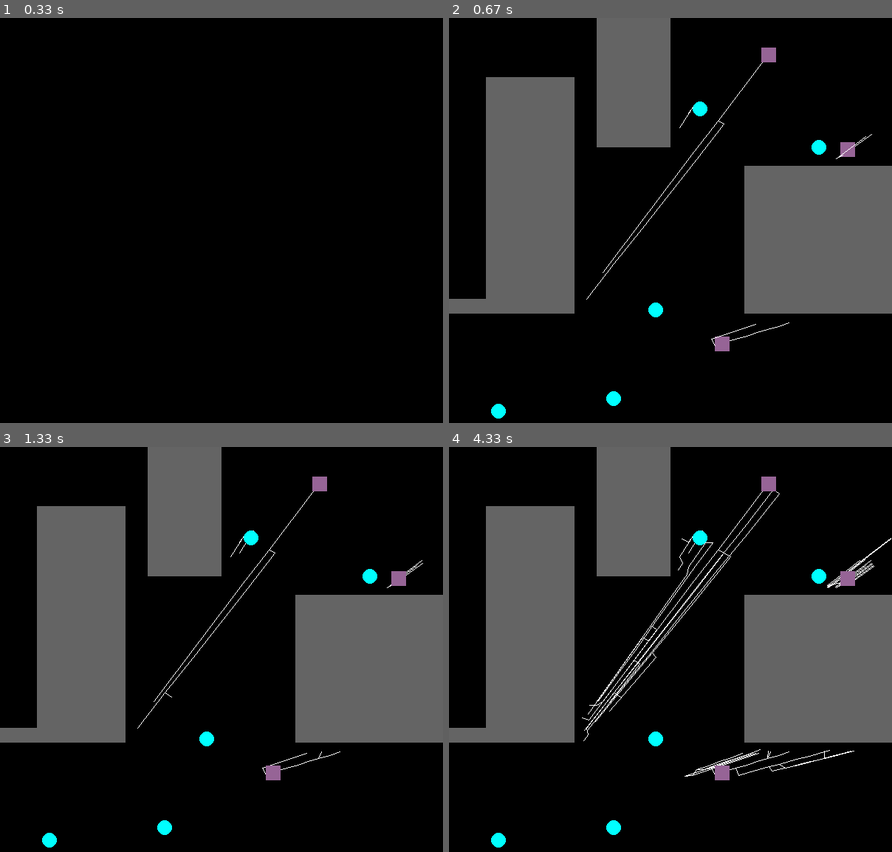
Above: before the commit, frames 1-4 (two rows, left to right).
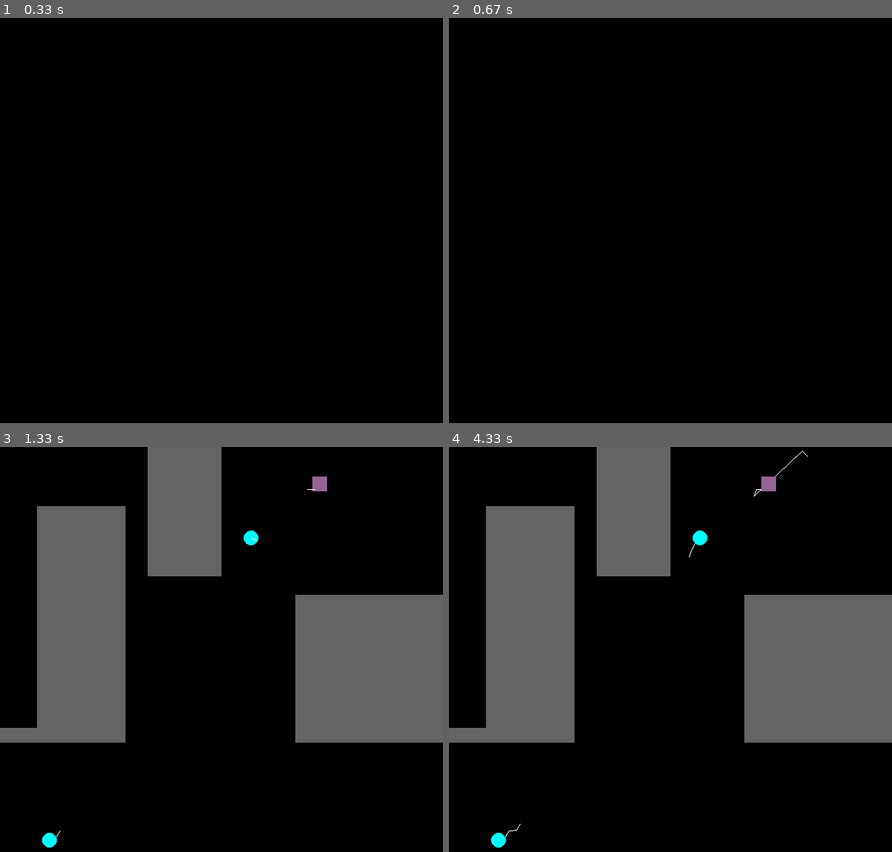
Above: after the commit, the same moments.

Repository: paulaksm/AIProj
Game: pygame game, started from rrtconnect.py
Same seed, same stepped clock (60 frames per second), same inputs: the game is played once before the commit and once after it. The source is Python 2; it was converted automatically to run under Python 3.
Inputs:
- Up to frame 1 (0.33 s): no input
- Up to frame 2 (0.67 s): no input
- Up to frame 3 (1.33 s): no input
- Up to frame 4 (4.33 s): no input

Frame 1 is identical in both runs. In frame 2, 31% of the frame differs, in the area x 0-100%, y 0-99%; in frame 3, 0.8%; in frame 4, 1.6%.

Commit message:
Cleaned some code, optimized some code

Diff:
--- a/environment.py
+++ b/environment.py
@@ -175,7 +175,7 @@
         trashcan_status.append((trashcans[i], False, Node(None, None)))
         node_lists[i+N_ROBOTS].append(Node(trashcans[i], None))
 
-    curr_state = 'build'
+    curr_state = 'init'
     running = True
     goal = False
 
@@ -201,6 +201,7 @@
                         rand = new_coord()
                         parent = node_lists[i][0]
 
+                        # Find closest node in current tree
                         for p in node_lists[i]:
                             if eucl_distSq(p.coord, rand) <= eucl_distSq(parent.coord, rand):
                                 newPoint = new_step(p.coord, rand)
@@ -208,10 +209,12 @@
                                     parent = p
                                     foundNext = True
 
+                    # Connect new point to closest node
                     newnode = new_step(parent.coord, rand)
                     node_lists[i].append(Node(newnode,parent))
                     #pygame.draw.line(screen, (255,255,255), parent.coord, newnode)
 
+                    # Check if new point collides with any other object
                     for obj in range(N_OBJECTS):
                         if (obj == i):
                             continue
@@ -222,54 +225,20 @@
                             print(obj)
 
 
-                    #    curr_state = 'goal_found'
-
-        if curr_state == 'goal_found':
-            for numerator in range(N_TRASHCANS):
-                goal_dist.append(0)
-                curr_node = trashcan_status[numerator][2]
-                while curr_node.parent != None:
-                    if curr_node.parent.parent != None and obstaclefree(curr_node.coord, curr_node.parent.parent.coord):
-                        curr_node.parent = curr_node.parent.parent
-                    else:
-                        curr_node = curr_node.parent
-
-                curr_node = trashcan_status[numerator][2]
-                while curr_node.parent != None:
-                    pygame.draw.line(screen, (150, 50, 0), curr_node.coord, curr_node.parent.coord, 5)
-                    goal_dist[numerator] += eucl_dist(curr_node.coord, curr_node.parent.coord)
-                    curr_node = curr_node.parent
-            trashcans_found = 0;
-            for i in range(N_TRASHCANS):
-                trashcan_status[i] = (trashcans[i], False, nodes[-1])
-            print(curr_robot)
-            if curr_robot != N_ROBOTS-1:
-                curr_state = 'build'
-            else:
-                goal = True
-                running = False
-            nodes = []
-            curr_robot += 1
-                #trashcans[0].coord[0] +=
-
-            #running = False
-
-        for idx, i in enumerate(robots):
-            pygame.draw.ellipse(screen, (150, 100, 150), [i[0] - ROBOT_WIDTH/2, i[1] - ROBOT_HEIGHT/2, ROBOT_WIDTH, ROBOT_HEIGHT])
-
-        for idx, i in enumerate(trashcans):
-            pygame.draw.circle(screen, (0, 255, 255) , [i[0],i[1]], 10)
-        #    if (pygame.Rect(i[0],i[1],10,10).colliderect(objRobot)):
-        #        trashcans = np.delete(trashcans, np.s_[idx:idx+1], axis=0)
-        #        print("Checked trashcan", idx)
-
-        #pygame.draw.rect(screen, (255, 0, 255), objRobot)
+        # Draw trashcans and robots
+        if curr_state == 'init':
+            for idx, i in enumerate(robots):
+                pygame.draw.ellipse(screen, (150, 100, 150), [i[0] - ROBOT_WIDTH/2, i[1] - ROBOT_HEIGHT/2, ROBOT_WIDTH, ROBOT_HEIGHT])
+
+            for idx, i in enumerate(trashcans):
+                pygame.draw.circle(screen, (0, 255, 255) , [i[0],i[1]], 10)
+            curr_state = 'build'
+
         for event in pygame.event.get():
             if event.type == pygame.QUIT or (event.type == KEYDOWN and event.key == K_ESCAPE):
                 running = False
 
-
-
+        # Check if all paths found
         NODES_DONE = 0
         for i in range(N_OBJECTS):
             for j in range(N_OBJECTS):
@@ -285,7 +254,7 @@
     if(goal):
         print("Goal reached in %.2f seconds, some info" % (time.time() - start_time))
         print(dist_matrix)
-        taskalloc.get_plan(dist_matrix, N_ROBOTS, True)
+        taskalloc.get_plan(dist_matrix.astype(int), N_ROBOTS, True)
         pygame.time.wait(3000)
     #pygame.quit()
 
--- a/rrtconnect.py
+++ b/rrtconnect.py
@@ -13,8 +13,8 @@
 from math import cos, sin, atan2, sqrt
 
 SIZE = WIDTH, HEIGHT = 600, 600
-N_TRASHCANS = 5
-N_ROBOTS = 3
+N_TRASHCANS = 2
+N_ROBOTS = 1
 N_OBJECTS = N_TRASHCANS+N_ROBOTS
 ROBOT_WIDTH = 20
 ROBOT_HEIGHT = 20
@@ -26,6 +26,7 @@
 
 walls = []
 node_lists = [[] for i in range(N_OBJECTS)]
+dist_matrix = np.zeros([N_OBJECTS, N_OBJECTS])
 
 class Node(object):
     def __init__(self, coord, parent):
@@ -124,32 +125,31 @@
 
 """ Tries to connect two nodes together trough a straight line
 """
-def connect(objidx, goalobj, p1, p2):
-    direction = np.array(p2)-np.array(p1)
-    direction = direction/np.sum(direction)*STEP_LENGTH
-    newpoint = p1 + direction
-    print(direction)
-    print(p1)
-    count = 0
-    while obstaclefree(p1, newpoint) and insideMap(newpoint): # Kolla så de inte hamnar utanför screen!!
-        if point_coll(newpoint, p2, 10):
-            node_lists[objidx].append(Node(p2, node_lists[objidx][-1]))
-            while goalobj.parent != None:
-                node_lists[objidx].append(Node(goalobj,node_lists[objidx][-1]))
-                goalobj = goalobj.parent
+def connect(i, j):
+    direction = np.array(node_lists[i][-1].coord)-np.array(node_lists[j][-1].coord)
+    direction = direction#/np.linalg.norm(direction)
+    #print(direction)
+    temp = None
+    newpoint = node_lists[i][-1].coord + direction
+    while obstaclefree(node_lists[i][-1].coord, newpoint) and insideMap(newpoint):
+        if point_coll(newpoint, node_lists[j][-1].coord, 10):
+            node_lists[i].append(Node(node_lists[j][-1].coord,node_lists[i][-1]))
+            temp = node_lists[j][-1].parent
+            while temp.parent != None:
+                node_lists[i].append(Node(temp.coord, node_lists[i][-1]))
+                temp = temp.parent
             break
+
         else:
-            pygame.draw.line(screen, (255,255,255), p1, newpoint)
-            node_lists[objidx].append(Node(newpoint, p1))
-            p1 = newpoint
-            newpoint = p1 + direction
-            count += 0
-
+            pygame.draw.line(screen, (255, 255, 255), node_lists[i][-1].coord, newpoint)
+            node_lists[i].append(Node(newpoint, node_lists[i][-1]))
+            newpoint = newpoint + direction
+
+    #while obstaclefree(p1, newpoint) and insideMap(newpoint): # Kolla så de inte hamnar utanför screen!!
 
 def main():
     pygame.init()
 
-    dist_matrix = np.zeros([N_OBJECTS, N_OBJECTS])
     trashcan_status = []
     init_map()
 
@@ -176,17 +176,15 @@
     goal_node = Node(None, None)
     count = 0
 
-
     goal_dist = []
     nodes = []
 
-
     while running:
 
         if curr_state == 'build':
 
             # Build tree from each startnode and goal
-            for i in range(N_OBJECTS-4):
+            for i in range(N_OBJECTS):
 
                 count += 1
                 if count < MAX_NODES:
@@ -206,7 +204,15 @@
                     node_lists[i].append(Node(newnode,parent))
 
                     pygame.draw.line(screen, (255,255,255), parent.coord, newnode)
-                    connect(i, node_lists[N_OBJECTS-1][-1], newnode, node_lists[4][-1].coord)
+
+                    for j in range(N_OBJECTS):
+                        if i == j:
+                            continue
+                        #else:
+                        connect(i, j)
+                                #dist_matrix[i, j] = calc_dist(node_lists[i][-1])
+                                #dist_matrix[j, i] = dist_matrix[i, j]
+                                #print(dist_matrix)
 
 
                     """
@@ -219,7 +225,8 @@
                             print(dist_matrix)
                             print(obj)
                     """
-        clock.tick(3)
+        #clock.tick(3)
+        pygame.time.wait(1000)
         for idx, i in enumerate(robots):
             pygame.draw.rect(screen, (150, 100, 150), [i[0] - ROBOT_WIDTH/2, i[1] - ROBOT_HEIGHT/2, ROBOT_WIDTH, ROBOT_HEIGHT])
 
